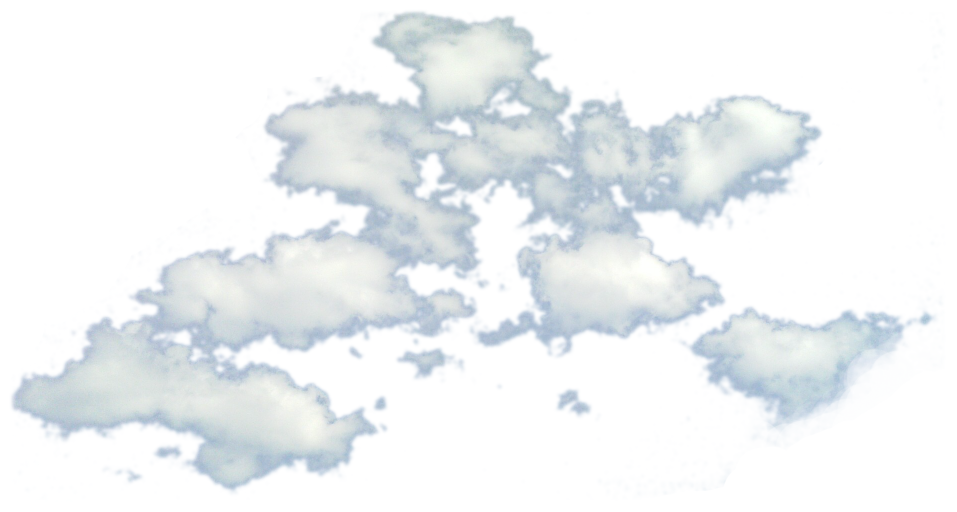
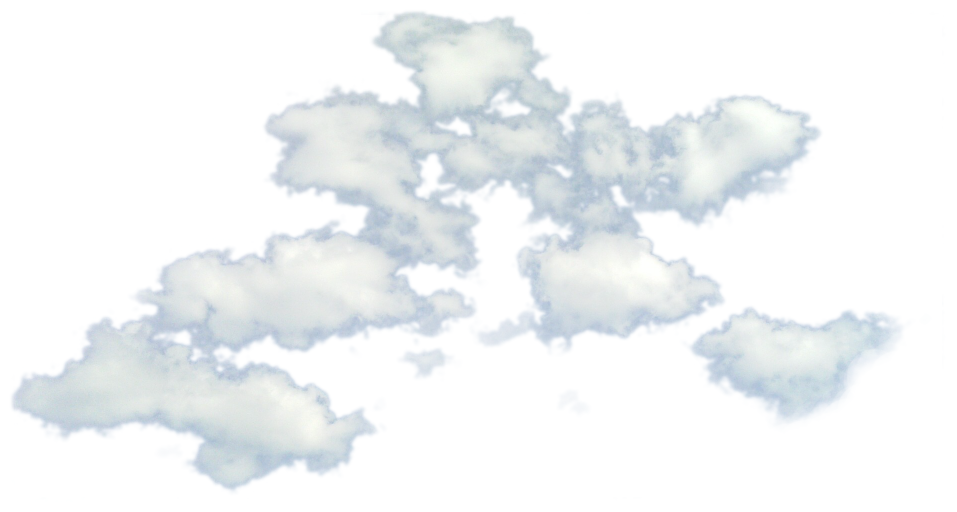
The second 957x512 image is a revision of the first. Changes to its layers:
added layer "Cloud copy" above "Cloud" over [11,11,931,495]
"Cloud": opacity 100% → 71%, painted on it over [11,11,942,497]